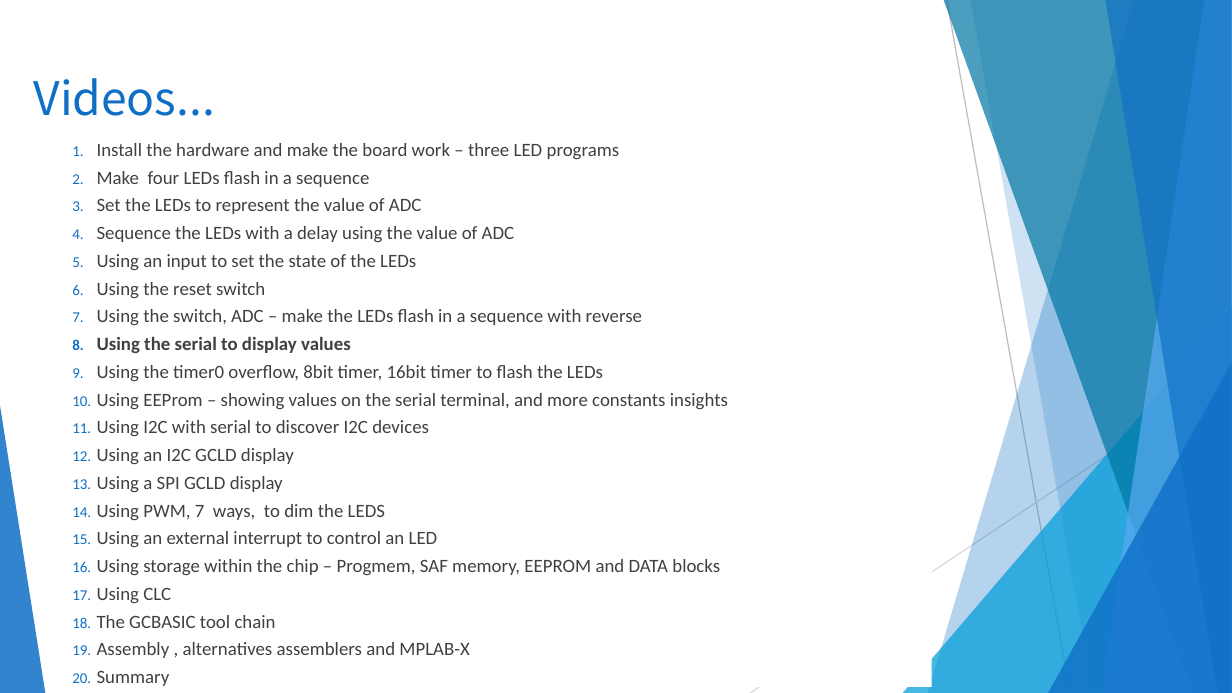
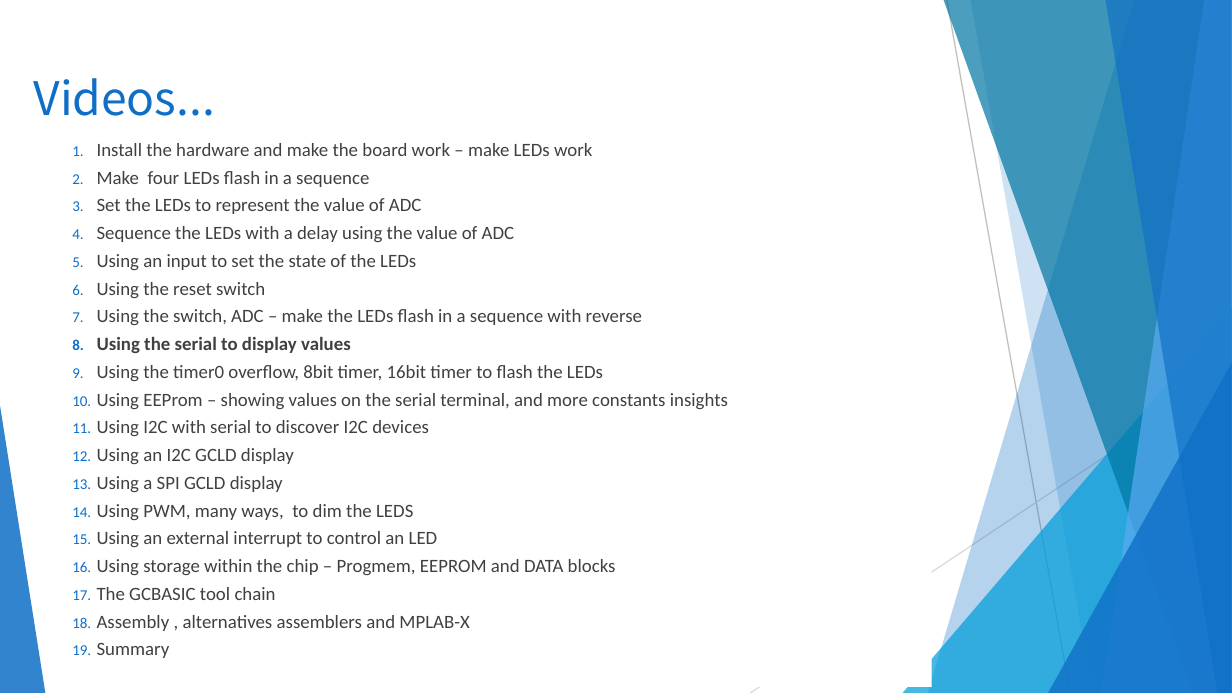
Before and after one commit to GreatCowBASIC/Demonstration_Sources, a slide deck: slide 5 of Vendor_Boards/Microchip_PICDEM 2 plus_board_2010/tutorials/GCBASIC_Part8_Show_Serial_Data.pptx. Drawn at 1232x693 pixels with LibreOffice and Linux fonts; fonts in the diff are those of the drawing; background and template pictures are left out. Boxes give left, top, right and bottom in pixels: in the first picture for what was removed or moved away, otherwise in the second. Text is boxed around its words. In the diff, an @@ line names an element or a change of style, - is before the commit and + after.

```diff
--- a/Vendor_Boards/Microchip_PICDEM 2 plus_board_2010/tutorials/GCBASIC_Part8_Show_Serial_Data.pptx
+++ b/Vendor_Boards/Microchip_PICDEM 2 plus_board_2010/tutorials/GCBASIC_Part8_Show_Serial_Data.pptx
@@ text at (97, 143, 592, 156): text changed @@
-1. Install the hardware and make the board work – three LED programs
+1. Install the hardware and make the board work – make LEDs work
@@ text at (97, 504, 413, 520): text changed @@
-14. Using PWM, 7 ways, to dim the LEDS
+14. Using PWM, many ways, to dim the LEDS
@@ text at (97, 559, 616, 575): text changed @@
-16. Using storage within the chip – Progmem, SAF memory, EEPROM and DATA blocks
-17. Using CLC
+16. Using storage within the chip – Progmem, EEPROM and DATA blocks
```
Also in this commit, not shown: 9 other slides changed, 6 slides added, 2 slides removed, 58 other files.
